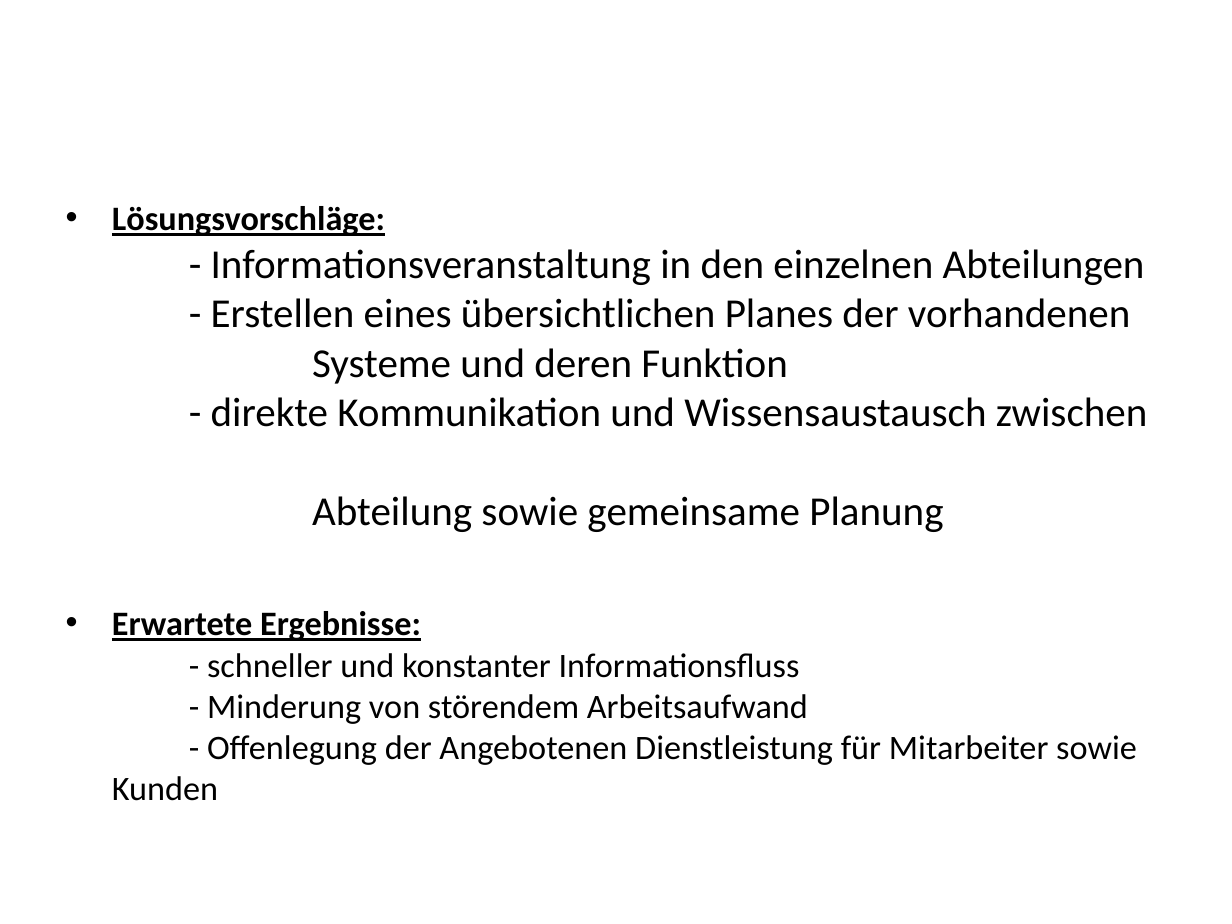
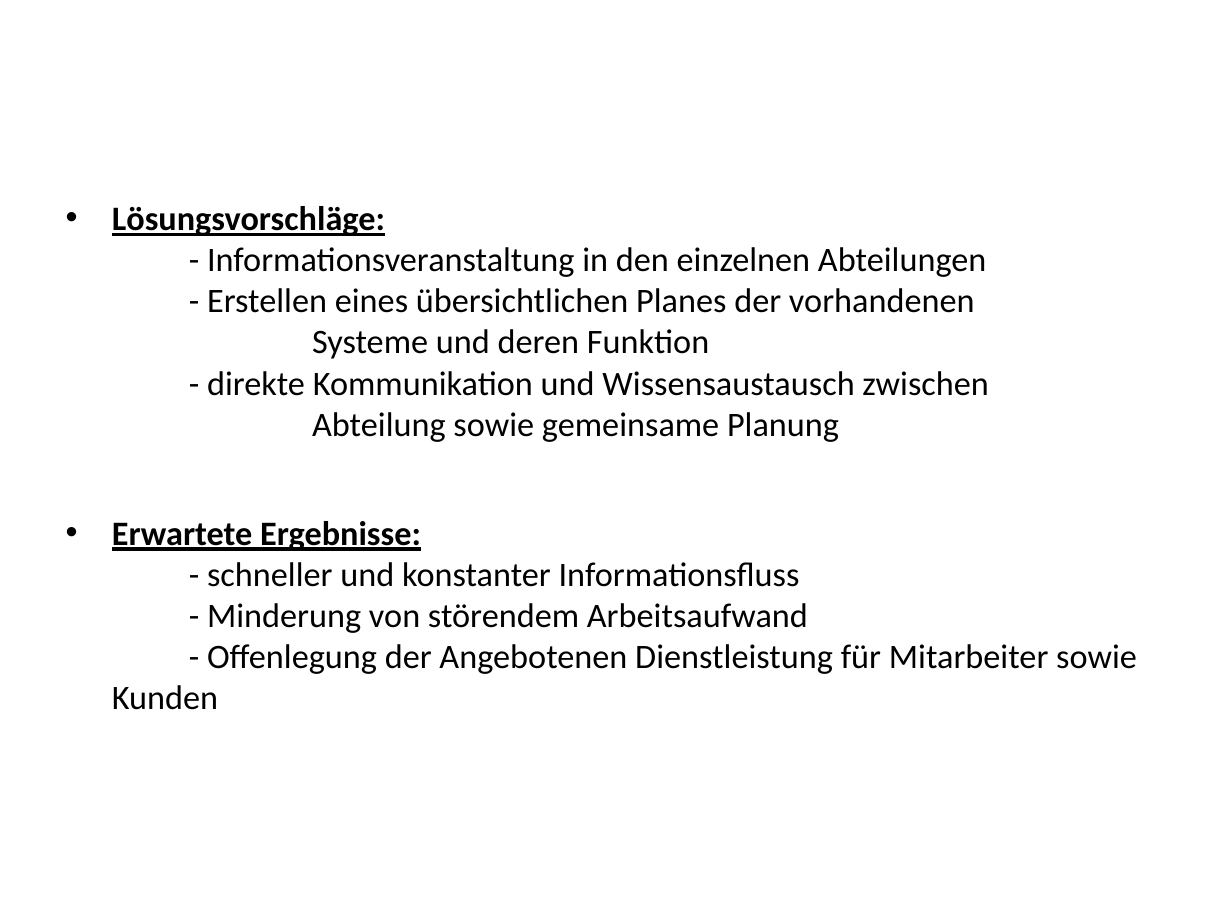
Before and after one commit to dami98/REWE, a slide deck: slide 5 of Die Zahnärztliche Abrechnungsgesellschaft AG.pptx. Drawn at 1232x924 pixels with LibreOffice and Linux fonts; fonts in the diff are those of the drawing; background and template pictures are left out. Boxes give left, top, right and bottom in pixels: in the first picture for what was removed or moved away, otherwise in the second. Text is boxed around its words. In the diff, an @@ line names an element or a change of style, - is before the commit and + after.

```diff
--- a/Die Zahnärztliche Abrechnungsgesellschaft AG.pptx
+++ b/Die Zahnärztliche Abrechnungsgesellschaft AG.pptx
@@ text at box(112, 206, 988, 442): size 24 to 20 pt in "- Informationsveranstaltung in den einzelnen Abteilungen - ..." @@
```
Also in this commit, not shown: 3 other files.
